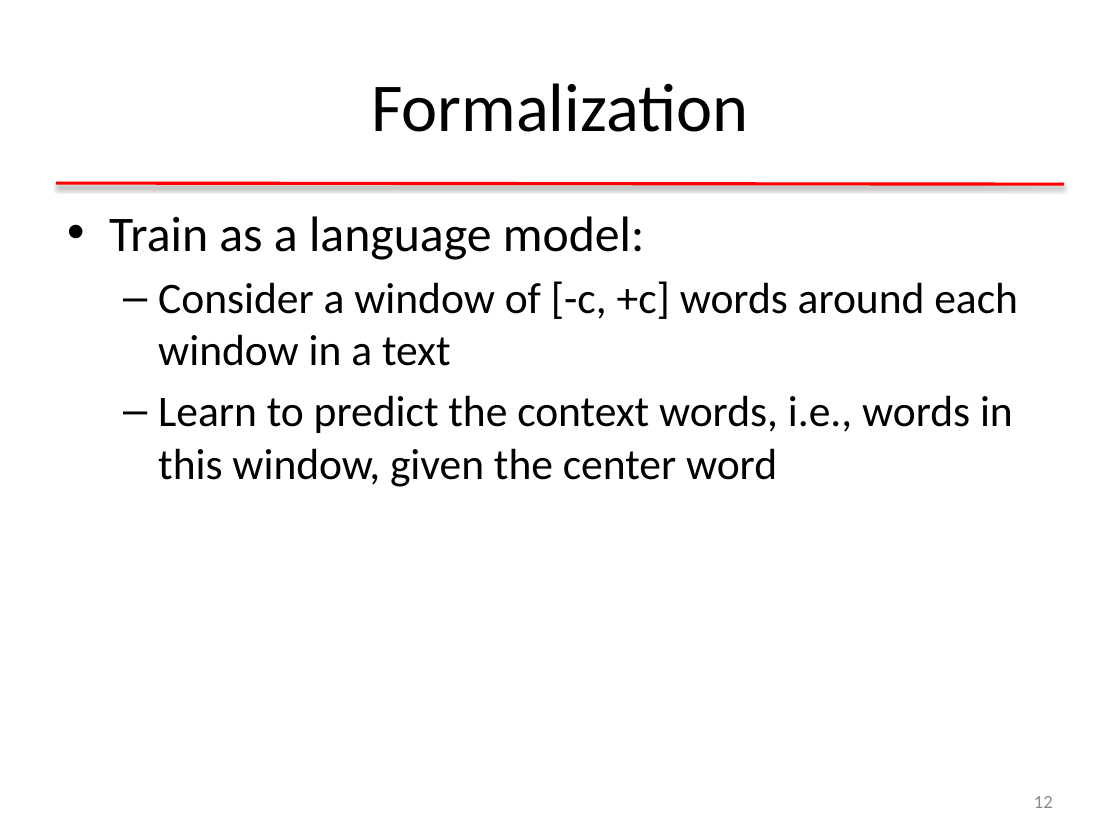
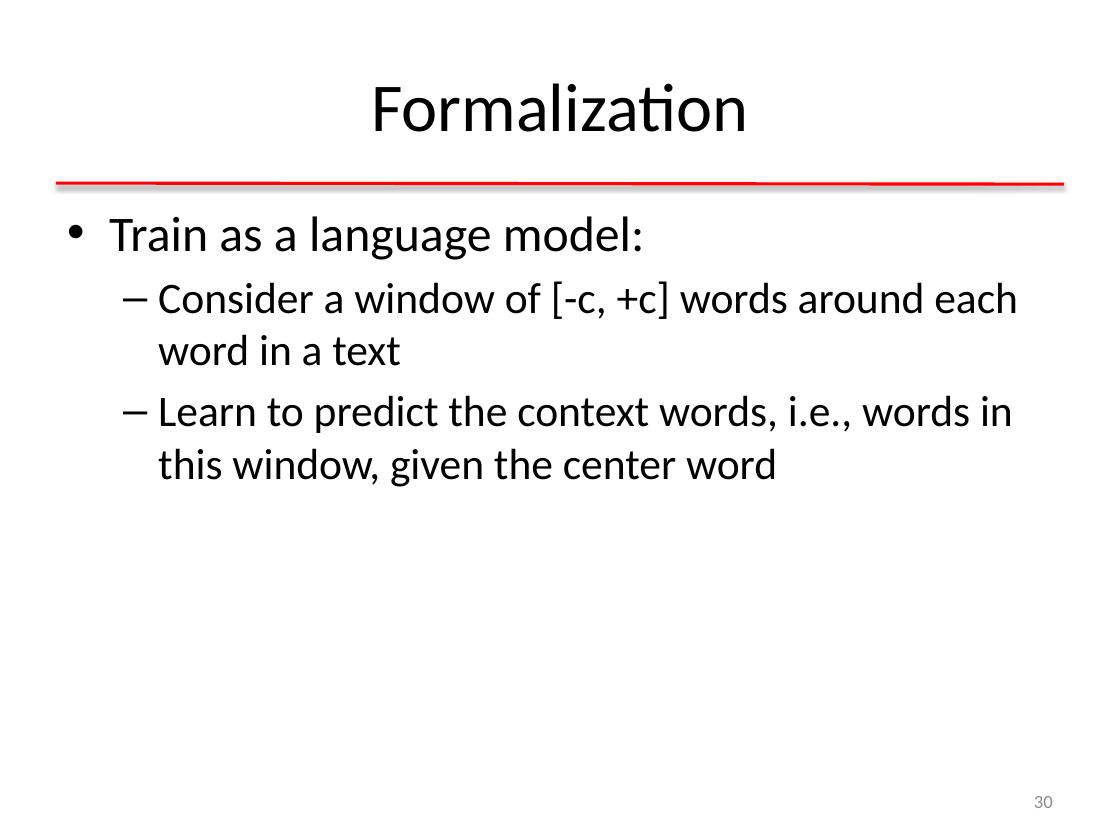
Before and after one commit to clulab/gentlenlp, a slide deck: slide 30 of docs/slides/nnintro-ch8-dist.pptx (slide 12 before the commit). Drawn at 1120x840 pixels with LibreOffice and Linux fonts; fonts in the diff are those of the drawing. Boxes give left, top, right and bottom in pixels: in the first picture for what was removed or moved away, otherwise in the second. Text is boxed around its words. In the diff, an @@ line names an element or a change of style, - is before the commit and + after.

```diff
--- a/docs/slides/nnintro-ch8-dist.pptx
+++ b/docs/slides/nnintro-ch8-dist.pptx
@@ text at [158,281,1018,366]: text changed @@
-  – Consider a window of [-c, +c] words around each window in a text
+  – Consider a window of [-c, +c] words around each word in a text
@@ page number at [1034,796,1053,808]: text changed @@
-12
+30
```
Also in this commit, not shown: 3 other slides changed, 18 slides added, 1 slide removed, 2 other files.
